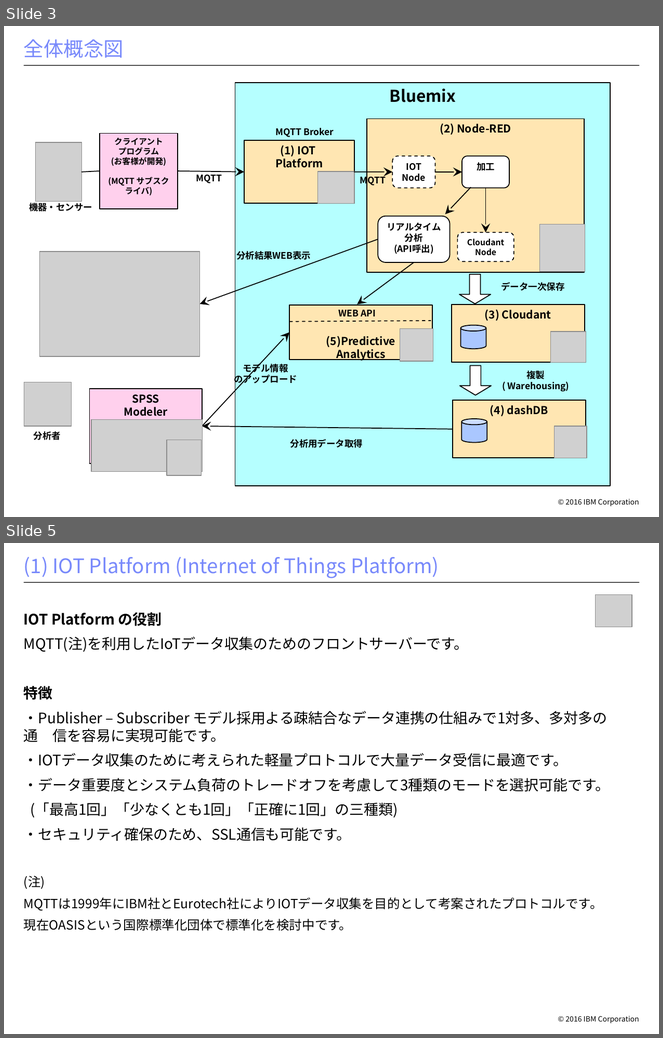
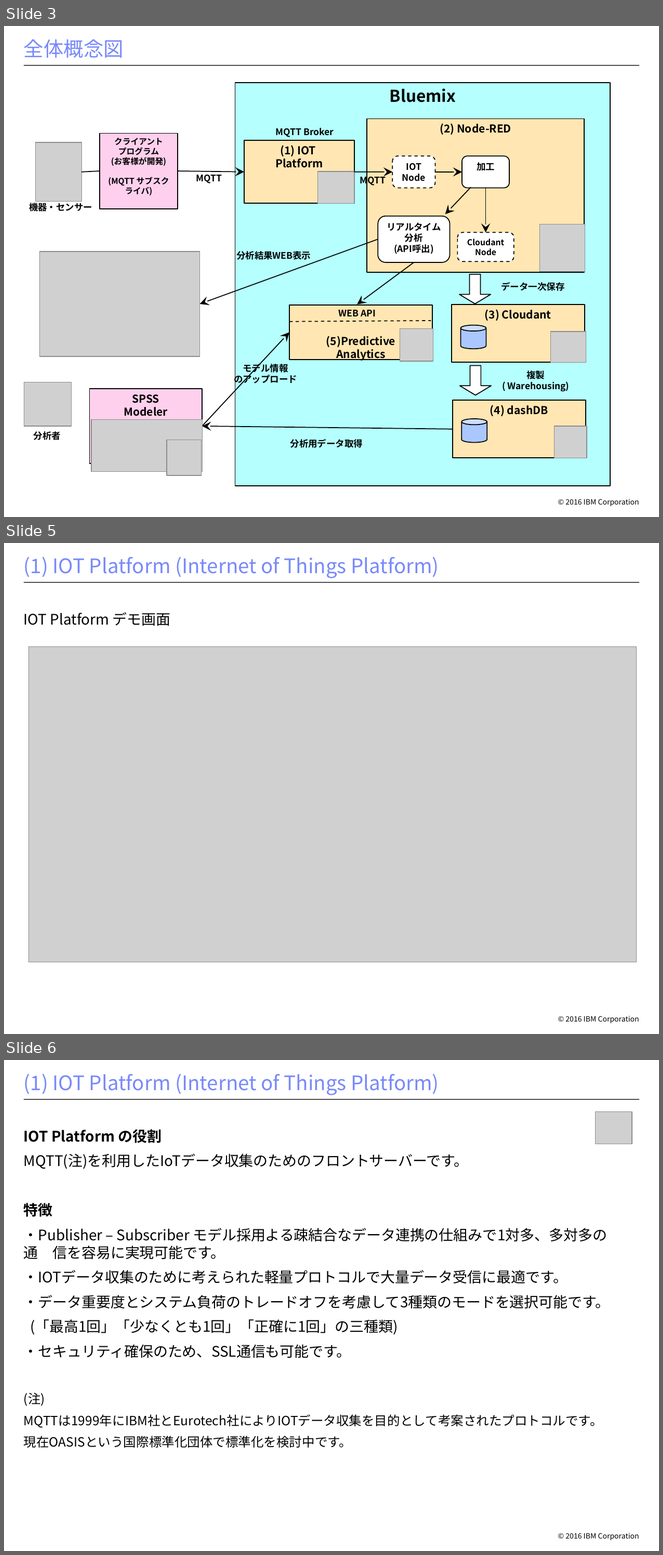
Before and after one commit to makaishi/1_IOT_WORK, a slide deck: bluemix-env/iot-構成雛形.pptx. Shown one above the other, each under a label of ours: slides 3 and 5 before the commit, slides 3, 5 and 6 after it; the slides between them are not shown. The pictures are 663x1038 and 663x1555 pixels, drawn with LibreOffice and Linux fonts; fonts in the diff are those of the drawing; grey boxes stand for pictures; background and template pictures are left out. Boxes give left, top, right and bottom in pixels: in the first picture for what was removed or moved away, otherwise in the second. Text is boxed around its words. In the diff, an @@ line names an element or a change of style, - is before the commit and + after.

```diff
--- a/bluemix-env/iot-構成雛形.pptx
+++ b/bluemix-env/iot-構成雛形.pptx
@@ slide 5 added at bbox=[4, 543, 659, 1034], background #FFFFFF; not listed: 2 template elements that a slide beside it also shows @@
@@ title added at bbox=[24, 557, 439, 578], 22 pt, text #7889FB @@
+(1) IOT Platform (Internet of Things Platform)
@@ text added at bbox=[24, 612, 171, 626], 16 pt, text #000000 @@
+IOT Platform デモ画面
@@ picture added at bbox=[29, 646, 637, 962] @@
@@ what was slide 5 is now slide 6 @@
```
Also in this commit, not shown: 2 slides changed, 1 slide removed.
